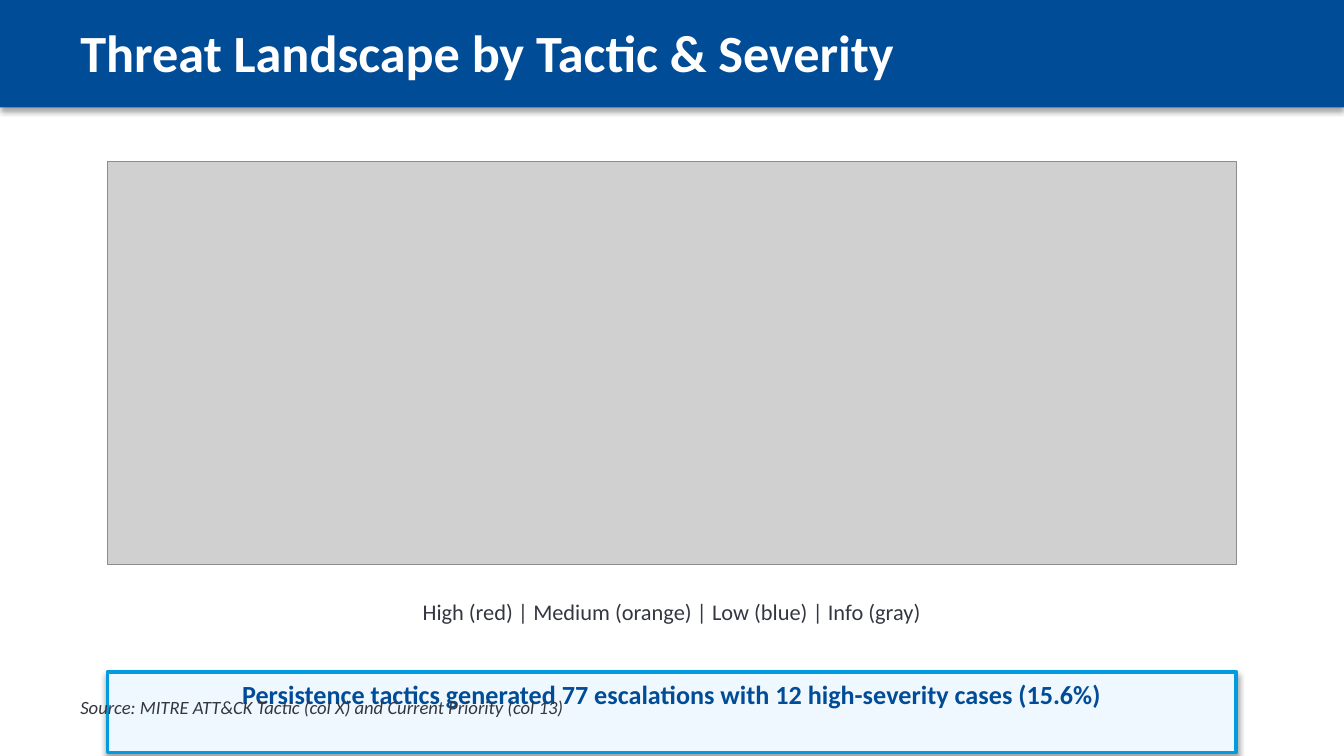
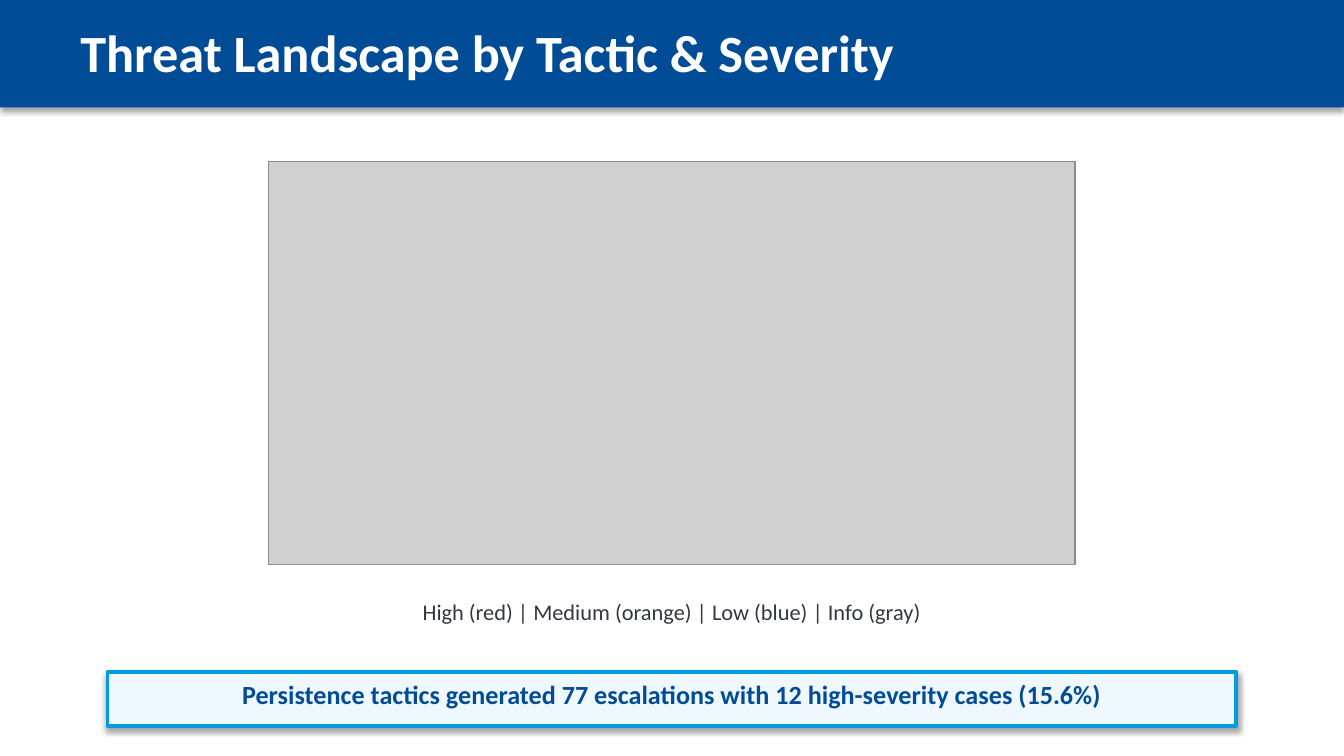
Before and after one commit to peregr956/Escalation-Details-Report, a slide deck: slide 12 of output/escalation_report_2025-12-19.pptx. Drawn at 1344x756 pixels with LibreOffice and Linux fonts; fonts in the diff are those of the drawing; grey boxes stand for pictures; background and template pictures are left out. Boxes give left, top, right and bottom in pixels: in the first picture for what was removed or moved away, otherwise in the second. Text is boxed around its words. In the diff, an @@ line names an element or a change of style, - is before the commit and + after.

```diff
--- a/output/escalation_report_2025-12-19.pptx
+++ b/output/escalation_report_2025-12-19.pptx
@@ picture: place and size @@
-picture at [108,161,1236,564]
+picture at [269,161,1075,564]
@@ rectangle "Persistence tactics generated 77 escalations ...": place and size @@
-rectangle "Persistence tactics generated 77 escalations ..." at [108,672,1236,753]
+rectangle "Persistence tactics generated 77 escalations ..." at [108,672,1236,726]
@@ text removed at [80,698,564,719] @@
-Source: MITRE ATT&CK Tactic (col X) and Current Priority (col 13)
```
Also in this commit, not shown: 9 other slides changed, 9 other files.
